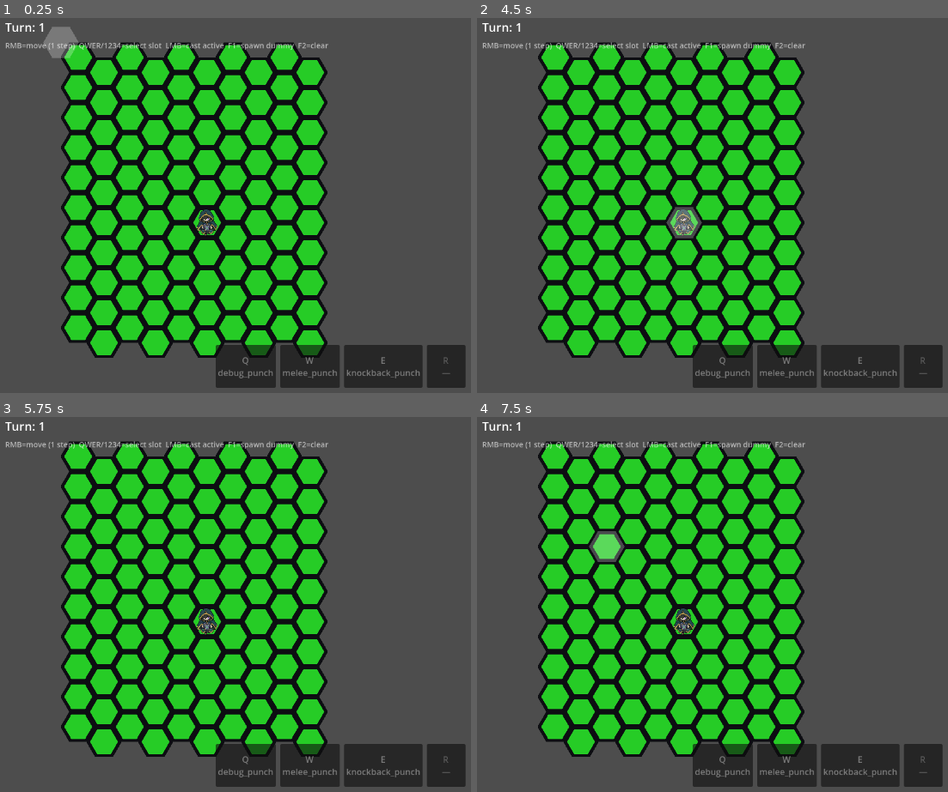
Above: before the commit, frames 1-4 (two rows, left to right).
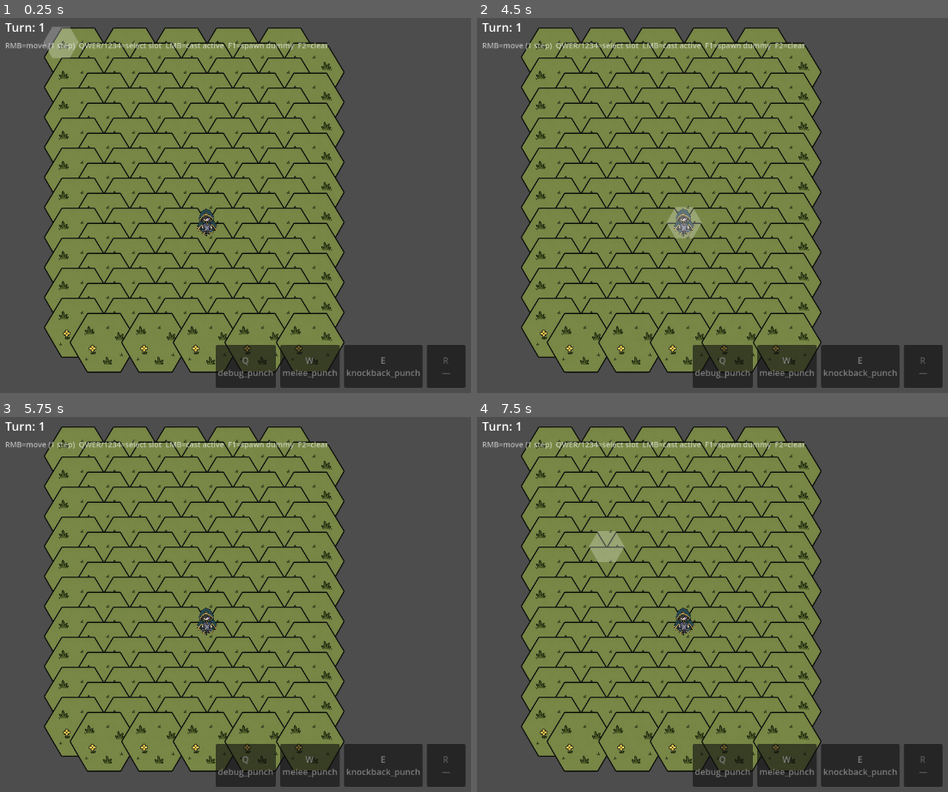
Above: after the commit, the same moments.

Repository: TortikP/GameJamProject
Game: Godot game, scene res://scenes/dev/godmode.tscn
Two runs of this game, one before a commit and one after it. Both use one fixed random seed, a clock stepped at 60 frames per second and the inputs below. This scene is started directly instead of the project's main scene.
Inputs (mouse positions are in pixels of both pictures, inside the frame that each line leads up to):
- Up to frame 1 (0.25 s): no input
- Up to frame 2 (4.5 s): click "Q debug_punch" at 0.5 s; click "W melee_punch" at 1.25 s; click "R —" at 2 s; click "E knockback_punch" at 2.75 s; tap Enter at 3.5 s; move the mouse to (outside the picture) at 3.52 s; hold D (hex_move_bottom_right) 3.53-4.28 s; tap S (hex_move_bottom) at 3.6 s; click (outside the picture) at 3.67 s; tap Space at 3.77, 4.25 s; move the mouse to (679, 224) at 4.27 s; hold A (hex_move_bottom_left) from 4.28 s (still down); tap W (hex_move_top) at 4.35 s
- Up to frame 3 (5.75 s): tap Space at 4.52 s; tap Enter at 5, 5.1 s; move the mouse to (409, 518) at 5.02 s; release A (hex_move_bottom_left) at 5.03 s; hold D (hex_move_bottom_right) from 5.03 s (still down)
- Up to frame 4 (7.5 s): tap Space at 5.75, 6.02, 6.77, 7.25 s; move the mouse to (783, 679) at 5.77 s; tap S (hex_move_bottom) at 5.85 s; click (783, 679) at 5.92 s; tap Enter at 6.5, 7.35 s; move the mouse to (outside the picture) at 6.52 s; release D (hex_move_bottom_right) at 6.53 s; hold A (hex_move_bottom_left) from 6.53 s (still down); tap W (hex_move_top) at 6.6 s; move the mouse to (608, 544) at 7.27 s

The runs differ from the first frame. In frame 1, 54% of the frame differs, in the area x 9-74%, y 2-95%; in frame 2, 54%; in frame 3, 54%; in frame 4, 54%.

Commit message:
feat: new grass tile + HP numbers + damage preview
Tile:
- New flat-top grass tile (artist's redo) replaces column 0 of hex_atlas.png
- Atlas upscaled 2× (320×56 → 640×112), texture_region_size bumped to
  Vector2i(128, 112) — keeps tile_size at 64×56 so render geometry is
  unchanged. Other 4 columns (wall/swamp/acid/fountain) crisply nearest-
  upscaled — still placeholders. Arena demo also benefits.

HP bar upgrade:
- Numbers: '%d/%d' centered above the bar via draw_string (FONT_SIZE 9,
  ThemeDB.fallback_font).
- Damage preview: red strip on bar showing predicted loss from current.
  set_preview_damage(N) drives it. Bar shows even at full HP when N>0.
- Ability.predicted_damage_to(...) — Best-effort introspection (currently
  reads DamageEffect.amount; returns 0 for non-damage effects).
- GodmodeController._update_castability now also broadcasts preview damage
  per frame: active slot's ability × enemy under cursor → that enemy's
  HealthBar.set_preview_damage(N), all others get 0.

Diff:
--- a/scenes/arena/tilesets/hex_terrain.tres
+++ b/scenes/arena/tilesets/hex_terrain.tres
@@ -4,7 +4,7 @@
 
 [sub_resource type="TileSetAtlasSource" id="TileSetAtlasSource_001"]
 texture = ExtResource("1_hexatlas")
-texture_region_size = Vector2i(64, 56)
+texture_region_size = Vector2i(128, 112)
 use_texture_padding = false
 0:0/0 = 0
 0:0/0/custom_data_0 = true
--- a/scripts/core/abilities/ability.gd
+++ b/scripts/core/abilities/ability.gd
@@ -26,6 +26,15 @@
 	if target == null or effect == null:
 		return false
 	return target.can_apply(caster, ctx)
+
+
+## Best-effort damage forecast for hover-preview UI. Currently just reads
+## DamageEffect.amount; returns 0 for non-damage effects. Modifiers can
+## later expose a multiplier hook if needed (jam scope: skip).
+func predicted_damage_to(_caster: Actor, _target: Actor, _ctx: Dictionary) -> int:
+	if effect is DamageEffect:
+		return (effect as DamageEffect).amount
+	return 0
 
 
 ## Returns true if the ability actually resolved (had at least one valid target).
--- a/scripts/presentation/godmode/godmode_controller.gd
+++ b/scripts/presentation/godmode/godmode_controller.gd
@@ -155,10 +155,31 @@
 		"target_id": target_id,
 		"target_coord": coord,
 	}
+	# Slot castability tints
 	for i in 4:
 		var ability := _slot_bar_node.get_slot(i) as Ability
 		var castable: bool = ability != null and ability.can_apply(player, ctx)
 		_slot_bar_node.set_castable(i, castable)
+
+	# Damage preview on enemies — only the hovered one shows red strip,
+	# others get cleared. Active slot's ability is the source.
+	var active_idx: int = _slot_bar_node.get_active()
+	var active_ability := _slot_bar_node.get_slot(active_idx) as Ability
+	var hover_target: Actor = registry.get_actor(target_id) if target_id != &"" else null
+	var preview_for_hover: int = 0
+	if active_ability != null and hover_target != null and hover_target.team == &"enemy":
+		if active_ability.can_apply(player, ctx):
+			preview_for_hover = active_ability.predicted_damage_to(player, hover_target, ctx)
+	for actor in registry.all():
+		if not (actor is Actor):
+			continue
+		var a: Actor = actor
+		if a.team != &"enemy":
+			continue
+		var hp_bar: Node = a.get_node_or_null("HealthBar")
+		if hp_bar == null or not hp_bar.has_method("set_preview_damage"):
+			continue
+		hp_bar.set_preview_damage(preview_for_hover if a == hover_target else 0)
 
 
 func _unhandled_input(event: InputEvent) -> void:
--- a/scripts/presentation/health_bar.gd
+++ b/scripts/presentation/health_bar.gd
@@ -1,18 +1,22 @@
 extends Node2D
 ## HealthBar — small bar drawn above the parent Actor.
 ##
-## Listens to the parent Actor's `damaged` signal and redraws on change.
-## Hidden when at full HP to reduce visual noise. Drawn via _draw() — no
-## child nodes required.
+## Draws via _draw(); listens to parent Actor's `damaged` signal and
+## redraws on change. Hidden when at full HP unless a damage preview
+## is set (then shows current/max + a red strip indicating predicted loss).
 
 const WIDTH: float = 30.0
 const HEIGHT: float = 4.0
 const Y_OFFSET: float = -24.0
 const COLOR_BG: Color = Color(0.10, 0.10, 0.10, 0.85)
 const COLOR_HP: Color = Color(0.30, 0.85, 0.30, 1.0)
+const COLOR_PREVIEW: Color = Color(0.95, 0.20, 0.20, 0.95)
 const COLOR_FRAME: Color = Color(0, 0, 0, 0.6)
+const COLOR_TEXT: Color = Color(1, 1, 1, 0.95)
+const FONT_SIZE: int = 9
 
 var _actor: Actor
+var _preview_damage: int = 0
 
 
 func _ready() -> void:
@@ -27,13 +31,37 @@
 	queue_redraw()
 
 
+## Set predicted incoming damage. 0 to clear. Used by hover-preview UI.
+func set_preview_damage(amount: int) -> void:
+	if _preview_damage == amount:
+		return
+	_preview_damage = amount
+	queue_redraw()
+
+
 func _draw() -> void:
 	if _actor == null or _actor.max_hp <= 0:
 		return
-	if _actor.hp >= _actor.max_hp:
-		return  # hide at full HP
-	var ratio: float = float(_actor.hp) / float(_actor.max_hp)
+	if _actor.hp >= _actor.max_hp and _preview_damage <= 0:
+		return  # full HP, no incoming hit → hide
+	var hp_ratio: float = float(_actor.hp) / float(_actor.max_hp)
+	var dmg_ratio: float = clampf(float(_preview_damage) / float(_actor.max_hp), 0.0, hp_ratio)
+	var green_w: float = WIDTH * (hp_ratio - dmg_ratio)
+	var red_w: float = WIDTH * dmg_ratio
 	var x: float = -WIDTH * 0.5
+	# Background
 	draw_rect(Rect2(x, Y_OFFSET, WIDTH, HEIGHT), COLOR_BG, true)
-	draw_rect(Rect2(x, Y_OFFSET, WIDTH * ratio, HEIGHT), COLOR_HP, true)
+	# Green = remaining HP after the predicted hit
+	if green_w > 0.0:
+		draw_rect(Rect2(x, Y_OFFSET, green_w, HEIGHT), COLOR_HP, true)
+	# Red = predicted damage strip (sits between green and current end)
+	if red_w > 0.0:
+		draw_rect(Rect2(x + green_w, Y_OFFSET, red_w, HEIGHT), COLOR_PREVIEW, true)
+	# Frame
 	draw_rect(Rect2(x, Y_OFFSET, WIDTH, HEIGHT), COLOR_FRAME, false, 1.0)
+	# Numbers above the bar
+	var font: Font = ThemeDB.fallback_font
+	var text: String = "%d/%d" % [_actor.hp, _actor.max_hp]
+	var size: Vector2 = font.get_string_size(text, HORIZONTAL_ALIGNMENT_CENTER, -1, FONT_SIZE)
+	draw_string(font, Vector2(-size.x * 0.5, Y_OFFSET - 2.0), text,
+		HORIZONTAL_ALIGNMENT_CENTER, -1, FONT_SIZE, COLOR_TEXT)
Binary file changed: scenes/arena/tilesets/hex_atlas.png
